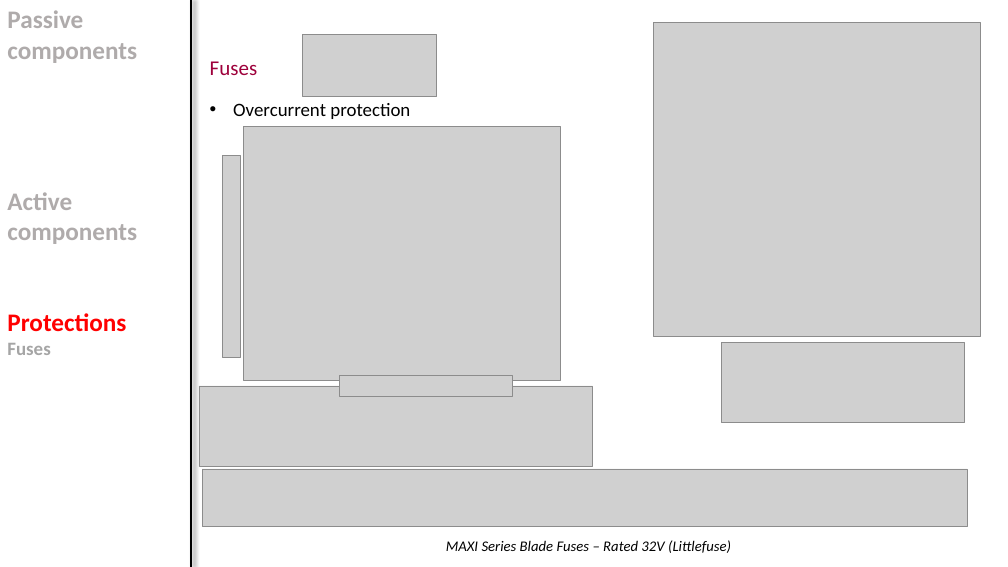
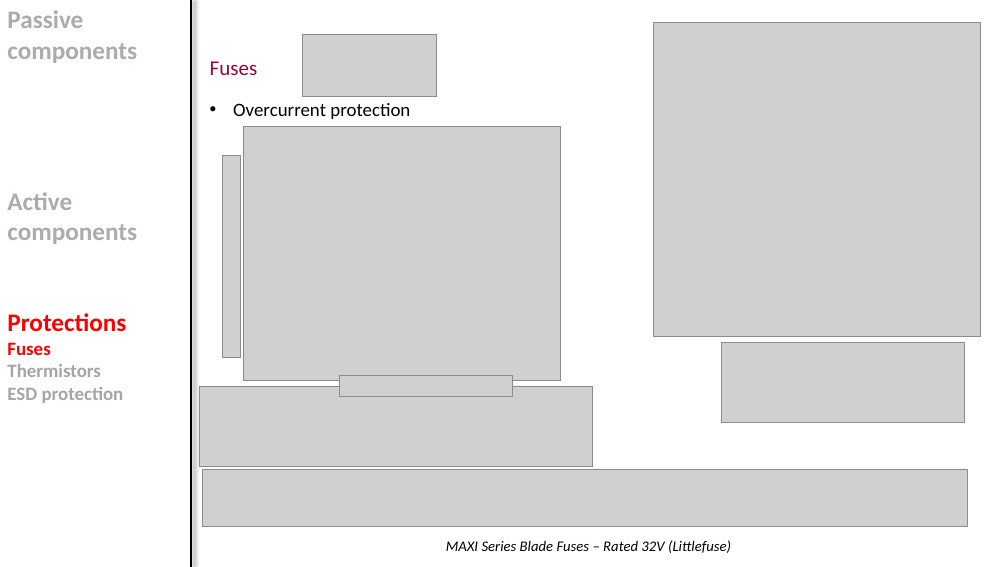
Before and after one commit to alexismartin46/Cours_Electronique_de_Puissance_FISE2, a slide deck: slide 41 of Cours/Cours3_components.pptx. Drawn at 1008x567 pixels with LibreOffice and Linux fonts; fonts in the diff are those of the drawing; grey boxes stand for pictures; background and template pictures are left out. Boxes give left, top, right and bottom in pixels: in the first picture for what was removed or moved away, otherwise in the second. Text is boxed around its words. In the diff, an @@ line names an element or a change of style, - is before the commit and + after.

```diff
--- a/Cours/Cours3_components.pptx
+++ b/Cours/Cours3_components.pptx
@@ text at <box>7,342,50,355</box>: text colour #A5A5A5 to #FF0000 in "Fuses" @@
@@ text at <box>7,364,124,403</box>: paragraphs added @@
+Thermistors
+ESD protection
```
Also in this commit, not shown: 43 other slides changed, 25 other files.
